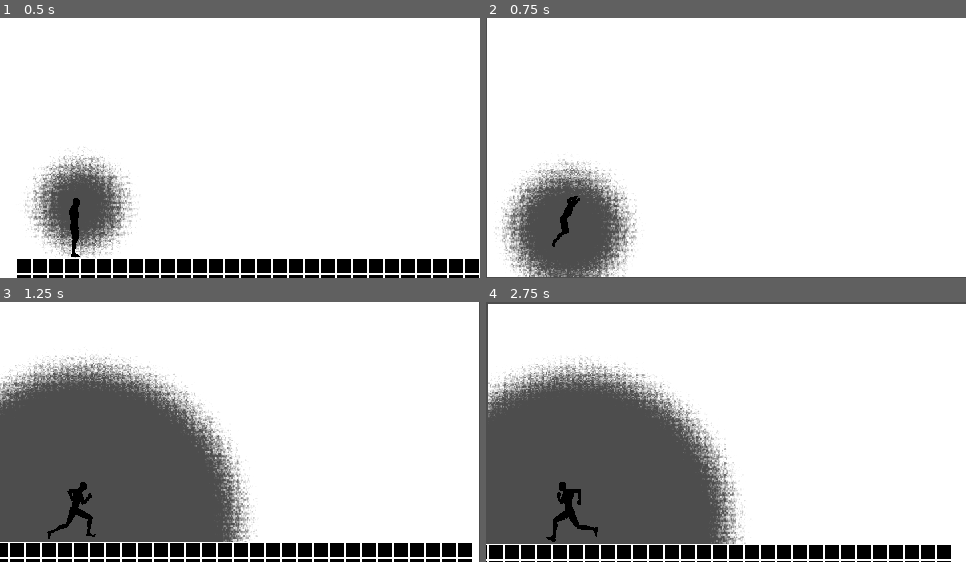
Above: before the commit, frames 1-4 (two rows, left to right).
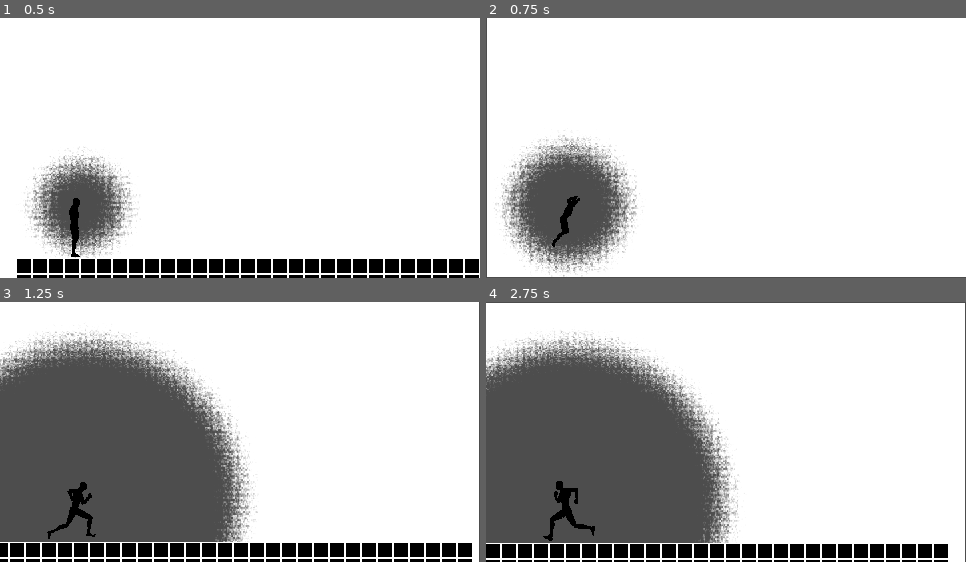
Above: after the commit, the same moments.

Repository: c4n4r/echoes
Game: Godot game, scene res://scenes/sandbox.tscn
The game is run twice, just before and just after one commit, with the same random seed, the same clock (stepped at 60 frames per second) and the same inputs.
Inputs:
- Up to frame 1 (0.5 s): no input
- Up to frame 2 (0.75 s): tap Enter (ui_accept) at 0.5 s; hold Right (ui_right) from 0.53 s (still down); hold Ctrl (Focus) from 0.53 s (still down)
- Up to frame 3 (1.25 s): keep holding Right (ui_right); keep holding Ctrl (Focus); tap Enter (ui_accept) at 0.77 s
- Up to frame 4 (2.75 s): release Ctrl (Focus) at 1.28 s; tap Ctrl (Focus) at 1.35 s; tap Enter (ui_accept) at 1.52 s; release Right (ui_right) at 2.03 s; hold Left (ui_left) from 2.03 s (still down); hold Ctrl (Focus) from 2.03 s (still down)

Frame 1 is identical in both runs. In frame 2, 7.7% of the frame differs, in the area x 1-33%, y 45-100%; in frame 3, 9.0%; in frame 4, 13%, in the area x 0-100%, y 0-100%.

Commit message:
Add echo cooldown functionality and improve focus handling

Diff:
--- a/actors/Player/player.gd
+++ b/actors/Player/player.gd
@@ -9,6 +9,7 @@
 @onready var player_camera: Camera2D = $Camera2D
 @onready var front_mask: ColorRect = get_tree().current_scene.get_node("FrontMask")
 @onready var echo_spot: Node2D = $EchoSpot
+@onready var echo_cooldown_timer: Timer = $EchoCooldown
 @export var is_echo_activated := false
 
 
@@ -19,6 +20,7 @@
 var is_focusing := false
 var focus_radius := 0.0
 var echo_instance: Echo = null
+var can_focus: bool = true
 
 func _ready() -> void:
 	echo_instance = Echo.new(
@@ -82,6 +84,8 @@
 			stop_focus()
 
 func start_focus() -> void:
+	if not can_focus:
+		return
 	on_focus_start.emit()
 
 	is_focusing = true
@@ -90,7 +94,7 @@
 
 	echo_instance = Echo.new(
 		front_mask,
-		self,
+		echo_spot,
 		15.0
 	)
 	add_child(echo_instance)
@@ -99,10 +103,17 @@
 	focus_radius = FOCUS_GROWTH_RATE * get_physics_process_delta_time()
 
 func stop_focus() -> void:
+	can_focus = false
 	is_focusing = false
+	echo_cooldown_timer.wait_time = focus_radius / (FOCUS_GROWTH_RATE)
+	echo_cooldown_timer.start()
 	is_echo_activated = false
 	if echo_instance:
 		# Shrink echo at FOCUS_GROWTH_RATE / 2
 		var shrink_time = (focus_radius) / (FOCUS_GROWTH_RATE * 6)
 		echo_instance.make_radius_grow(focus_radius, 0.0, shrink_time)
 	on_focus_stop.emit()
+
+
+func _on_echo_cooldown_timeout() -> void:
+	can_focus = true
--- a/actors/Player/player.tscn
+++ b/actors/Player/player.tscn
@@ -248,5 +248,8 @@
 [node name="EchoSpot" type="Node2D" parent="."]
 position = Vector2(0, -24)
 
+[node name="EchoCooldown" type="Timer" parent="."]
+
 [connection signal="on_focus_start" from="." to="Camera2D" method="_on_player_on_focus_start"]
 [connection signal="on_focus_stop" from="." to="Camera2D" method="_on_player_on_focus_stop"]
+[connection signal="timeout" from="EchoCooldown" to="." method="_on_echo_cooldown_timeout"]
